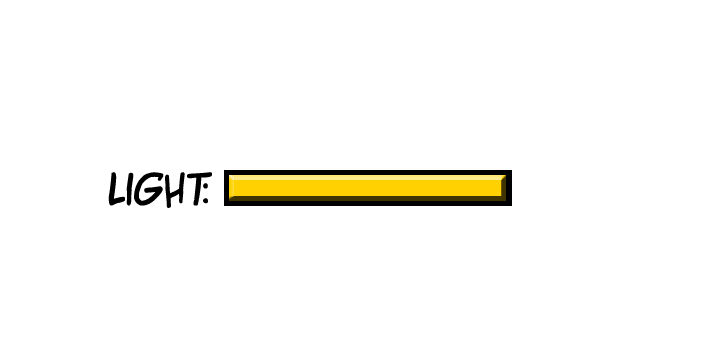
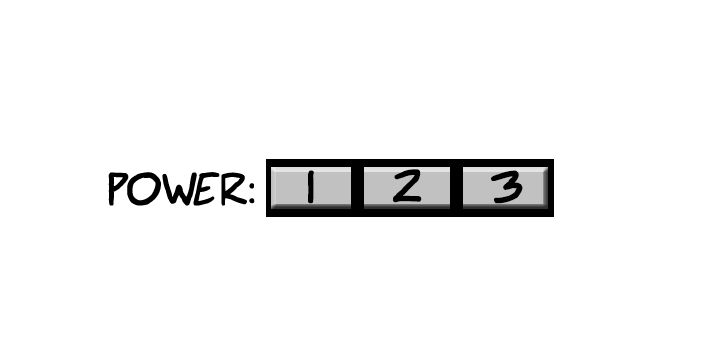
Revision of a layered 720×360 image; what changed, layer by layer:
added layer "3rd Boarder copy" above "3rd Boarder" over (351, 162, 364, 214)
added layer "3rd Boarder" above "3" over (450, 162, 463, 214)
added layer "3" above "2" over (491, 170, 523, 204)
added layer "2" above "1" over (393, 169, 422, 203)
added layer "1" above "Rectangle 2" over (308, 170, 314, 204)
"Rectangle 2": opacity 100% → 59%, painted on it over (229, 167, 548, 209)
painted on "whiteunderglow" over (229, 167, 548, 209)
painted on "Rectangle 1" over (224, 159, 554, 217)
renamed "Light:" to "Power:", painted on it over (108, 172, 255, 208)
